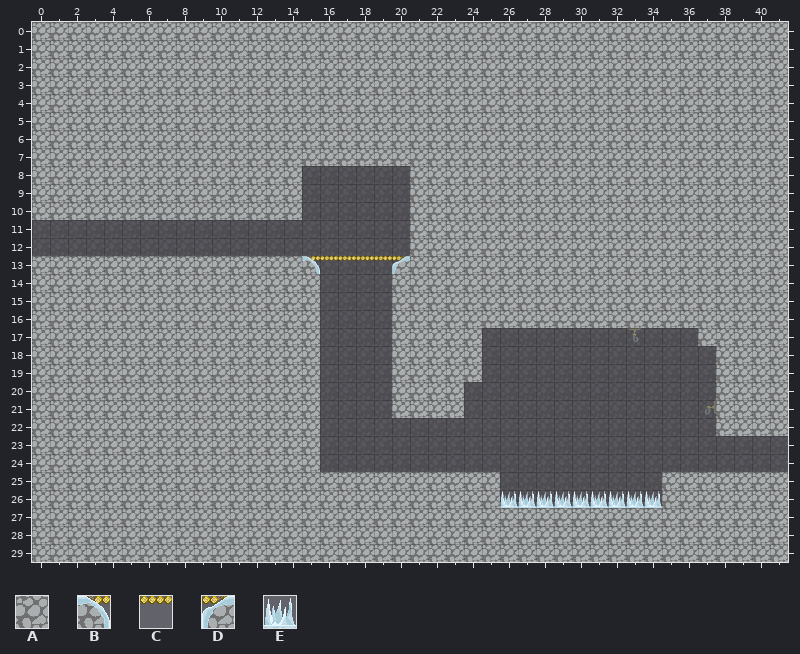
Two states of a Tiled map, TiledMaps/room7-0.tmx. Above: the version before the commit.
Cells are 32x32 px. Shown: x 0..41, y 0..29.
Key: from "tilemap": A 10, B 48, C 49, D 50, E 51.
_ is an empty cell.
Layers that did not change in this view are not listed.
Layer "foreground" before, first column x 0:
 0 AAAAAAAAAAAAAAAAAAAAAAAAAAAAAAAAAAAAAAAAAA
 1 AAAAAAAAAAAAAAAAAAAAAAAAAAAAAAAAAAAAAAAAAA
 2 AAAAAAAAAAAAAAAAAAAAAAAAAAAAAAAAAAAAAAAAAA
 3 AAAAAAAAAAAAAAAAAAAAAAAAAAAAAAAAAAAAAAAAAA
 4 AAAAAAAAAAAAAAAAAAAAAAAAAAAAAAAAAAAAAAAAAA
 5 AAAAAAAAAAAAAAAAAAAAAAAAAAAAAAAAAAAAAAAAAA
 6 AAAAAAAAAAAAAAAAAAAAAAAAAAAAAAAAAAAAAAAAAA
 7 AAAAAAAAAAAAAAAAAAAAAAAAAAAAAAAAAAAAAAAAAA
 8 AAAAAAAAAAAAAAA______AAAAAAAAAAAAAAAAAAAAA
 9 AAAAAAAAAAAAAAA______AAAAAAAAAAAAAAAAAAAAA
10 AAAAAAAAAAAAAAA______AAAAAAAAAAAAAAAAAAAAA
11 _____________________AAAAAAAAAAAAAAAAAAAAA
12 _____________________AAAAAAAAAAAAAAAAAAAAA
13 AAAAAAAAAAAAAAABCCCCDAAAAAAAAAAAAAAAAAAAAA
14 AAAAAAAAAAAAAAAA____AAAAAAAAAAAAAAAAAAAAAA
15 AAAAAAAAAAAAAAAA____AAAAAAAAAAAAAAAAAAAAAA
16 AAAAAAAAAAAAAAAA____AAAAAAAAAAAAAAAAAAAAAA
17 AAAAAAAAAAAAAAAA____AAAAA____________AAAAA
18 AAAAAAAAAAAAAAAA____AAAAA_____________AAAA
19 AAAAAAAAAAAAAAAA____AAAAA_____________AAAA
20 AAAAAAAAAAAAAAAA____AAAA______________AAAA
21 AAAAAAAAAAAAAAAA____AAAA______________AAAA
22 AAAAAAAAAAAAAAAA______________________AAAA
23 AAAAAAAAAAAAAAAA__________________________
24 AAAAAAAAAAAAAAAA__________________________
25 AAAAAAAAAAAAAAAAAAAAAAAAAA_________AAAAAAA
26 AAAAAAAAAAAAAAAAAAAAAAAAAAEEEEEEEEEAAAAAAA
27 AAAAAAAAAAAAAAAAAAAAAAAAAAAAAAAAAAAAAAAAAA
28 AAAAAAAAAAAAAAAAAAAAAAAAAAAAAAAAAAAAAAAAAA
29 AAAAAAAAAAAAAAAAAAAAAAAAAAAAAAAAAAAAAAAAAA
After the commit:
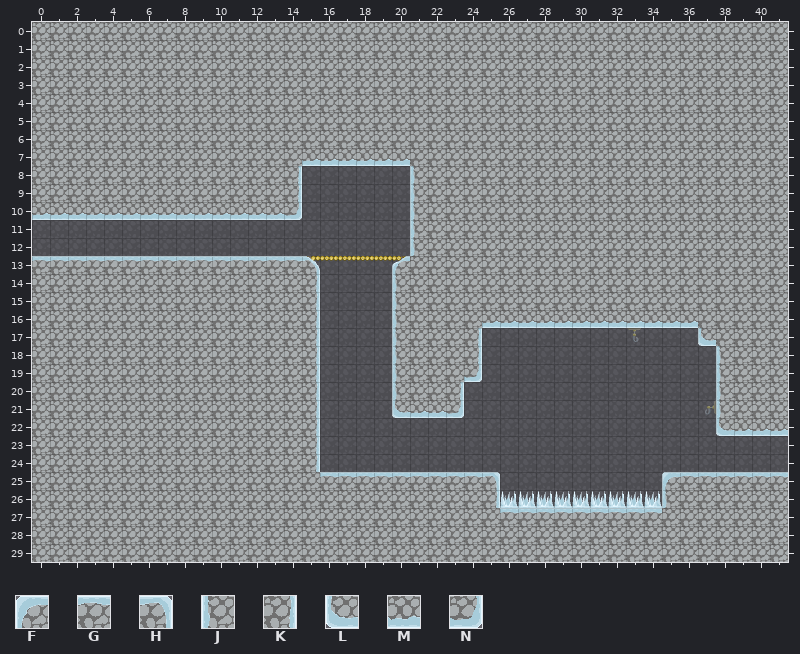
Further tiles: from "tilemap": F 3, G 4, H 5, J 9, K 11, L 15, M 16, N 17.
Change:
Changed rows in their new state; . is an unchanged cell.
Layer "foreground":
first column x 0:
 7 ...............MMMMMM.....................
 8 ..............K......J....................
 9 ..............K......J....................
10 MMMMMMMMMMMMMMN......J....................
11 .....................J....................
12 .....................J....................
13 GGGGGGGGGGGGGGG...........................
14 ...............K....J.....................
15 ...............K....J.....................
16 ...............K....J....MMMMMMMMMMMM.....
17 ...............K....J...K............L....
18 ...............K....J...K.............J...
19 ...............K....J...N.............J...
20 ...............K....J..K..............J...
21 ...............K....LMMN..............J...
22 ...............K......................LMMM
23 ...............K..........................
24 ...............K..........................
25 ................GGGGGGGGGH.........FGGGGGG
26 .........................K.........J......
27 ..........................GGGGGGGGG.......
Changed places in both pictures, as pixel boxes (x1, y1, x2, y2):
changed: (32, 153, 415, 256)
changed: (32, 256, 788, 513)
